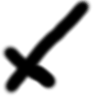
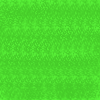
The second 100x100 image is a revision of the first. Changes to its layers:
added layer "Layer #4" above "Layer #3" over [0,0,100,100]
hid "Layer #3" over [0,0,93,97]
